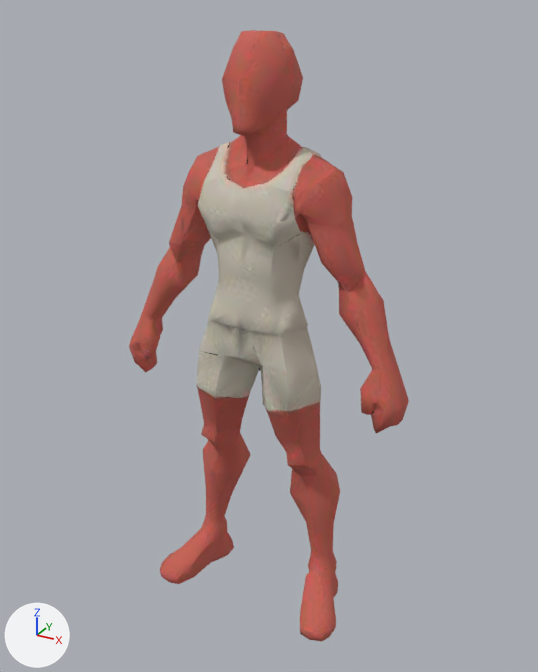
The glTF model public/universal-human/UniversalHuman_LOD1.glb: old version first, new version second.
Camera for both pictures: a 50 mm camera at (1.029, -1.8, 1.852) aimed at (0.044, -0.009, 0.957). The axes (+X, +Y, +Z) are drawn at lower left. The lights are the same throughout. The older version comes first. Vertices at exactly the same position are counted once.

In view in the first picture: 'UniversalHuman'.
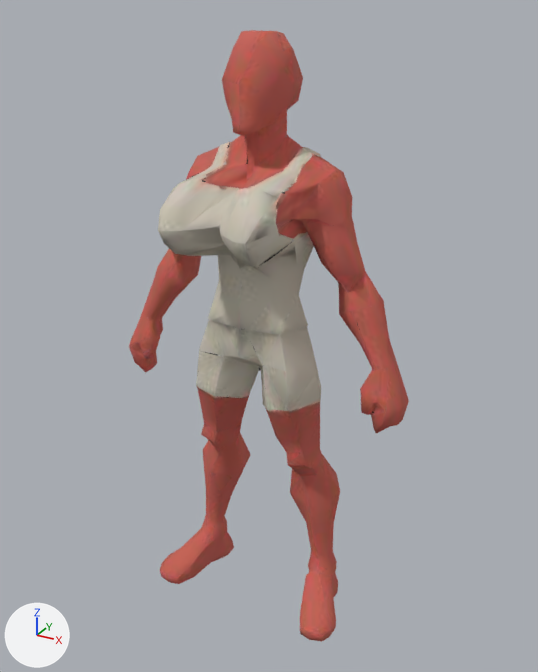
The newer file adds a shape key; the second version is drawn at full value of the shape key 'Breasts' of 'UniversalHuman', and the change is written as the vertex moves it makes.

Pixel boxes (x1, y1, x2, y2) of what changed, in the pictures (538 x 672 px; the box of a moved part takes in the faces that stretch with it):
```json
{"part": 1, "of": "me_mesh_0_003", "change": "moved or reshaped", "before": [188, 163, 320, 273], "after": [158, 163, 321, 279]}
```

Edits to the scene script, one JSON object a line:
```json
{"block": "me_mesh_0_003", "where": "# used by ob_universalhuman; location = (0.0, 0.0, 0.0)"}
{"op": "remove", "block": "me_mesh_0_003", "code": "me_mesh_0_003.from_pydata(...)  # 2153 vertices, 4295 faces; spans x -0.48..0.48, y -0.17..0.17, z 0.0..1.8"}
{"op": "add", "block": "me_mesh_0_003", "code": "me_mesh_0_003.from_pydata(...)  # 2153 vertices, 4295 faces; spans x -0.48..0.48, y -0.29..0.17, z 0.0..1.8"}
{"block": "me_mesh_0_003", "change": "me_mesh_0_003 part 1: 227 of 2153 vertices moved; they spanned x -0.18..0.18, y -0.1..-0.01, z 1.23..1.45 and now span x -0.18..0.18, y -0.29..-0.02, z 1.22..1.45; mean shift (0.0, -0.1, 0.0); largest move (0.07, -0.09, 1.33) -> (0.1, -0.29, 1.33)"}
```
